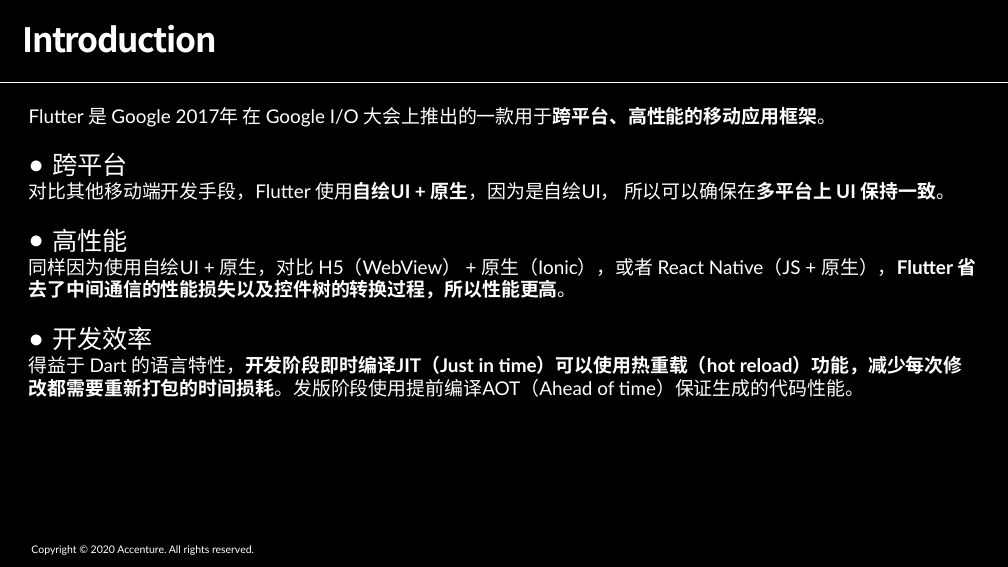
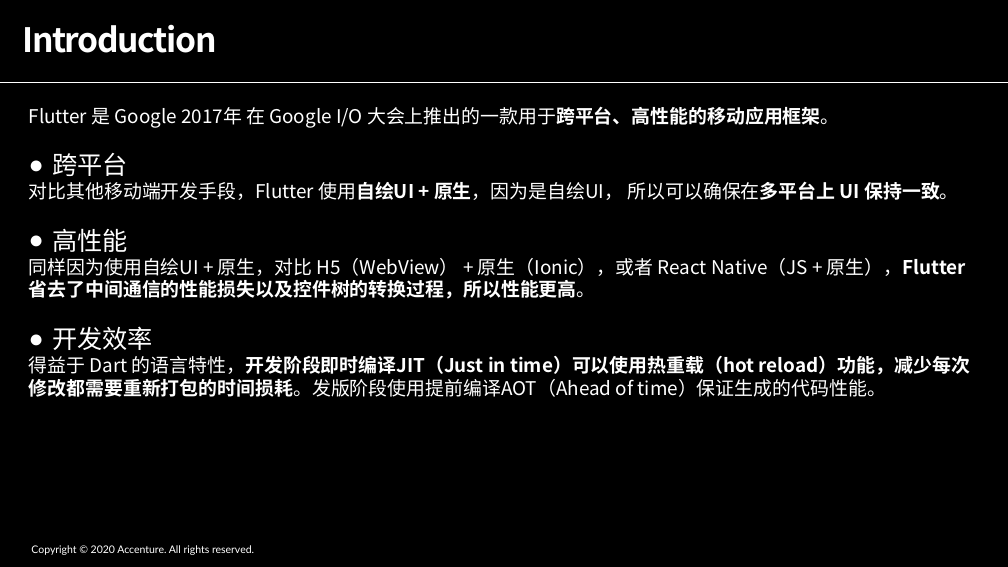
Before and after one commit to ShadowTricker/flutter_common, a slide deck: slide 3 of flutter_common.pptx. Drawn at 1008x567 pixels with LibreOffice and Linux fonts; fonts in the diff are those of the drawing. Boxes give left, top, right and bottom in pixels: in the first picture for what was removed or moved away, otherwise in the second. Text is boxed around its words. In the diff, an @@ line names an element or a change of style, - is before the commit and + after.

```diff
--- a/flutter_common.pptx
+++ b/flutter_common.pptx
@@ text "Flutter 是 Google 2017年 在 ..." at box(29, 106, 970, 397): font Lato to Noto Sans CJK SC @@
```
Also in this commit, not shown: 8 other slides changed, 7 other files.
